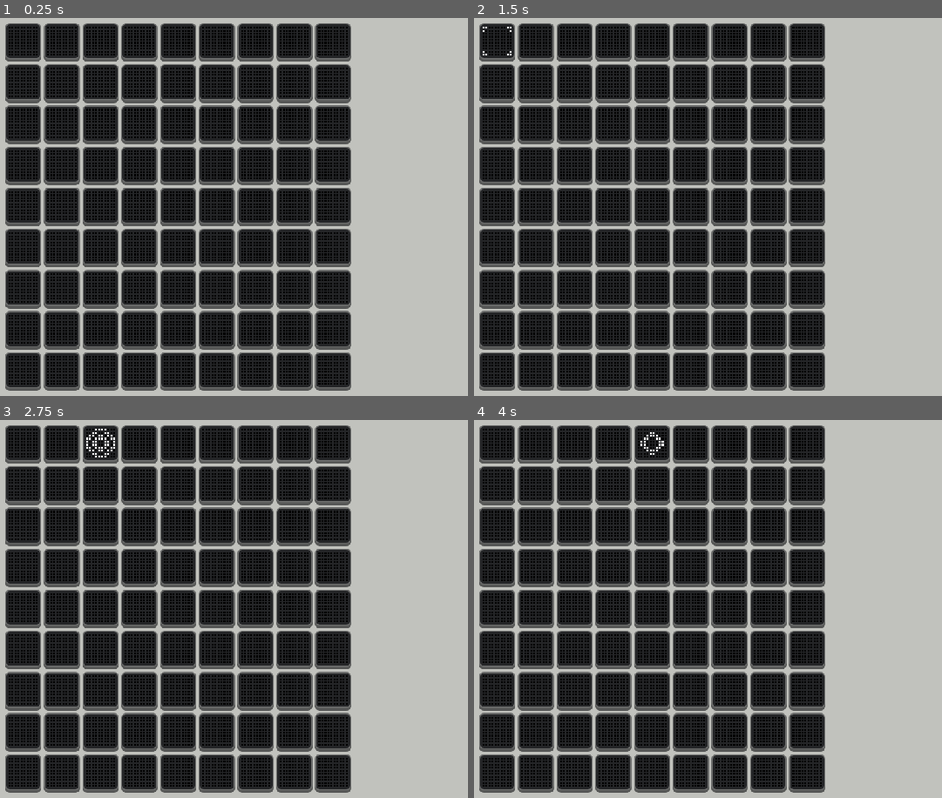
Above: before the commit, frames 1-4 (two rows, left to right).
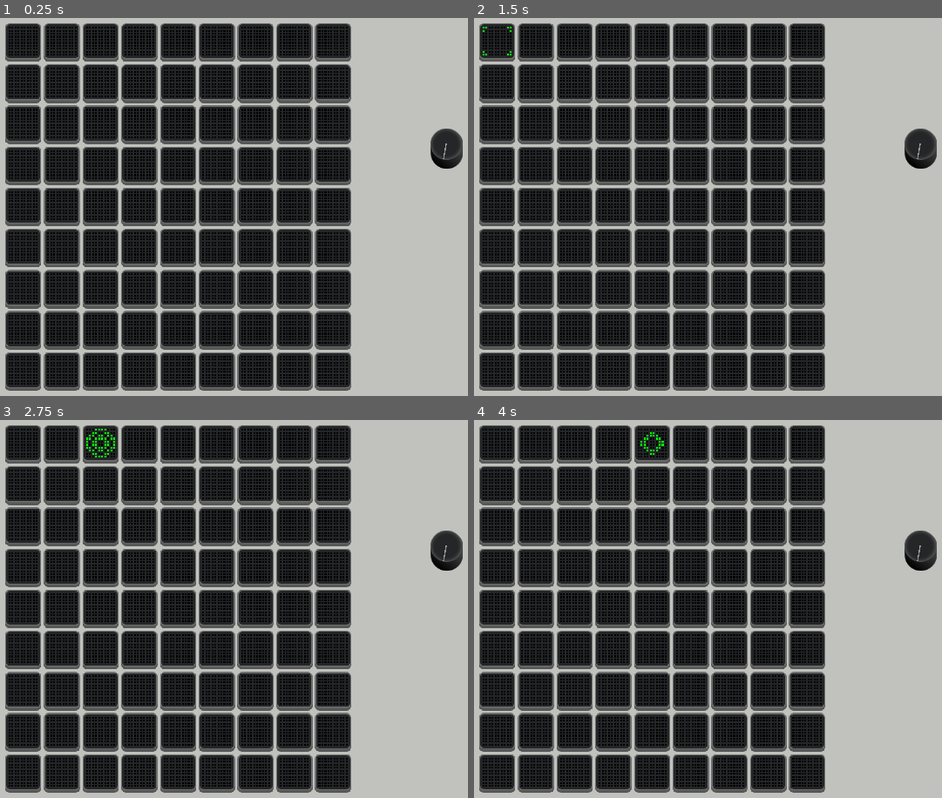
Above: after the commit, the same moments.

Repository: Yngwarr/tomata
Game: Godot game, scene res://scenes/Game.tscn
Two runs of this game, one before a commit and one after it. Both use one fixed random seed, a clock stepped at 60 frames per second and the inputs below.
Inputs (mouse positions are in pixels of both pictures, inside the frame that each line leads up to):
- Up to frame 1 (0.25 s): no input
- Up to frame 2 (1.5 s): tap Enter at 0.5 s; move the mouse to (478, 21) at 0.52 s; click (478, 21) at 0.67 s; move the mouse to (516, 21) at 1.27 s; click (516, 21) at 1.42 s
- Up to frame 3 (2.75 s): tap Space at 2 s; move the mouse to (84, 423) at 2.02 s; click (84, 423) at 2.17 s
- Up to frame 4 (4 s): move the mouse to (595, 423) at 2.77 s; click (595, 423) at 2.92 s; tap Enter at 3.5 s; move the mouse to (633, 423) at 3.52 s; click (633, 423) at 3.67 s

The runs differ from the first frame. In frame 1, 0.6% of the frame differs, in the area x 91-99%, y 29-40%; in frame 2, 0.6%; in frame 3, 0.7%, in the area x 18-99%, y 2-40%; in frame 4, 0.7%.

Commit message:
made a knob

Diff:
--- /dev/null
+++ b/img/knob/Base.svg
@@ -0,0 +1,9 @@
+<svg width="52" height="62" viewBox="0 0 52 62" fill="none" xmlns="http://www.w3.org/2000/svg">
+<path d="M51.7617 35.5C51.7617 50.1355 40.2278 62 26 62C11.7722 62 0.23835 50.1355 0.23835 35.5C0.23835 20.8645 -4.27716 -2.56741e-05 26 0C56.2772 2.56741e-05 51.7617 20.8645 51.7617 35.5Z" fill="url(#paint0_linear_12_39477)"/>
+<defs>
+<linearGradient id="paint0_linear_12_39477" x1="10.9317" y1="57" x2="38.527" y2="23.0085" gradientUnits="userSpaceOnUse">
+<stop/>
+<stop offset="1" stop-color="#424242"/>
+</linearGradient>
+</defs>
+</svg>
--- /dev/null
+++ b/img/knob/Line.svg
@@ -0,0 +1,4 @@
+<svg width="2" height="26" viewBox="0 0 2 26" fill="none" xmlns="http://www.w3.org/2000/svg">
+<line x1="0.5" y1="26" x2="0.5" stroke="#848584"/>
+<line x1="1.5" y1="26" x2="1.5" stroke="#A3A4A3"/>
+</svg>
--- /dev/null
+++ b/img/knob/Top.svg
@@ -0,0 +1,10 @@
+<svg width="52" height="52" viewBox="0 0 52 52" fill="none" xmlns="http://www.w3.org/2000/svg">
+<circle cx="26" cy="26" r="25.5" fill="url(#paint0_radial_12_39476)" stroke="#515251"/>
+<defs>
+<radialGradient id="paint0_radial_12_39476" cx="0" cy="0" r="1" gradientUnits="userSpaceOnUse" gradientTransform="translate(26 26) rotate(90) scale(26)">
+<stop offset="0.744792" stop-color="#252628"/>
+<stop offset="0.880208" stop-color="#323334"/>
+<stop offset="1" stop-color="#4C4D4C"/>
+</radialGradient>
+</defs>
+</svg>
--- a/scenes/Game.tscn
+++ b/scenes/Game.tscn
@@ -1,7 +1,8 @@
-[gd_scene load_steps=3 format=3 uid="uid://csahdmph2aji4"]
+[gd_scene load_steps=4 format=3 uid="uid://csahdmph2aji4"]
 
 [ext_resource type="Script" path="res://src/Game.gd" id="1_wmfvw"]
 [ext_resource type="PackedScene" uid="uid://dsjpl5sxdtvmq" path="res://scenes/LCDPad.tscn" id="3_lqy58"]
+[ext_resource type="PackedScene" uid="uid://qdwx3kd7wyd2" path="res://scenes/Knob.tscn" id="3_um6dn"]
 
 [node name="Game" type="Node2D"]
 script = ExtResource("1_wmfvw")
@@ -262,3 +263,9 @@
 
 [node name="PressPad81" parent="HUD/Grid" instance=ExtResource("3_lqy58")]
 layout_mode = 2
+
+[node name="Knob" parent="." instance=ExtResource("3_um6dn")]
+offset_left = 743.0
+offset_top = 194.0
+offset_right = 743.0
+offset_bottom = 194.0
--- /dev/null
+++ b/scenes/Knob.tscn
@@ -0,0 +1,49 @@
+[gd_scene load_steps=5 format=3 uid="uid://qdwx3kd7wyd2"]
+
+[ext_resource type="Texture2D" uid="uid://b3134du15q0rp" path="res://img/knob/Base.svg" id="1_8k1gc"]
+[ext_resource type="Script" path="res://src/Knob.gd" id="1_l0q55"]
+[ext_resource type="Texture2D" uid="uid://b226x46rbja3u" path="res://img/knob/Top.svg" id="2_agn4q"]
+[ext_resource type="Texture2D" uid="uid://drmn122s2hmty" path="res://img/knob/Line.svg" id="3_2t6ik"]
+
+[node name="Knob" type="Control"]
+layout_mode = 3
+anchors_preset = 15
+anchor_right = 1.0
+anchor_bottom = 1.0
+grow_horizontal = 2
+grow_vertical = 2
+script = ExtResource("1_l0q55")
+default_value = 0.0
+highest_value = 4.0
+step = 0.01
+
+[node name="Base" type="TextureRect" parent="."]
+texture_filter = 2
+layout_mode = 0
+offset_top = 5.0
+offset_right = 54.0
+offset_bottom = 67.0
+texture = ExtResource("1_8k1gc")
+
+[node name="Top" type="TextureRect" parent="."]
+texture_filter = 2
+layout_mode = 0
+offset_right = 53.0
+offset_bottom = 52.0
+texture = ExtResource("2_agn4q")
+
+[node name="TopPart" type="Control" parent="."]
+anchors_preset = 0
+offset_left = 26.0
+offset_top = 26.0
+offset_right = 26.0
+offset_bottom = 26.0
+mouse_filter = 1
+
+[node name="Line" type="TextureRect" parent="TopPart"]
+layout_mode = 0
+offset_left = -1.0
+offset_top = -25.0
+offset_right = 1.0
+offset_bottom = 1.0
+texture = ExtResource("3_2t6ik")
--- a/scenes/PadDisplay.tscn
+++ b/scenes/PadDisplay.tscn
@@ -40,6 +40,7 @@
 }
 
 [node name="PadDisplay" type="Sprite2D"]
+modulate = Color(0, 1, 0, 1)
 texture = ExtResource("1_iaquw")
 hframes = 5
 vframes = 2
--- a/scenes/PressPad.tscn
+++ b/scenes/PressPad.tscn
@@ -1,9 +1,9 @@
 [gd_scene load_steps=5 format=3 uid="uid://cuk26q7f3uvoj"]
 
 [ext_resource type="Script" path="res://src/PressPad.gd" id="1_p317j"]
-[ext_resource type="Texture2D" uid="uid://dwic3loiiqbh1" path="res://img/Shadow.svg" id="1_qkccm"]
-[ext_resource type="Texture2D" uid="uid://deh7eceoe2fjj" path="res://img/Outside.svg" id="1_u57qi"]
-[ext_resource type="Texture2D" uid="uid://b12wlvh4qdoa0" path="res://img/Inside.svg" id="3_415o6"]
+[ext_resource type="Texture2D" uid="uid://dwic3loiiqbh1" path="res://img/pad/Shadow.svg" id="2_l7ur3"]
+[ext_resource type="Texture2D" uid="uid://deh7eceoe2fjj" path="res://img/pad/Outside.svg" id="3_mnlqr"]
+[ext_resource type="Texture2D" uid="uid://b12wlvh4qdoa0" path="res://img/pad/Inside.svg" id="4_ew67q"]
 
 [node name="PressPad" type="Control"]
 layout_mode = 3
@@ -17,7 +17,7 @@
 offset_top = 4.0
 offset_right = 60.0
 offset_bottom = 64.0
-texture = ExtResource("1_qkccm")
+texture = ExtResource("2_l7ur3")
 
 [node name="TopPart" type="Control" parent="."]
 anchors_preset = 0
@@ -29,7 +29,7 @@
 layout_mode = 0
 offset_right = 60.0
 offset_bottom = 60.0
-texture = ExtResource("1_u57qi")
+texture = ExtResource("3_mnlqr")
 
 [node name="Inside" type="TextureRect" parent="TopPart"]
 layout_mode = 0
@@ -37,4 +37,4 @@
 offset_top = 2.0
 offset_right = 58.0
 offset_bottom = 58.0
-texture = ExtResource("3_415o6")
+texture = ExtResource("4_ew67q")
--- /dev/null
+++ b/src/Knob.gd
@@ -0,0 +1,61 @@
+class_name Knob
+extends Control
+
+signal grabbed
+signal released
+signal value_changed
+
+@export_category("Value")
+@export var integer := false
+@export var default_value: float = 50
+@export var lowest_value: float = 0
+@export var highest_value: float = 100
+
+@export_category("Rotation")
+@export var step: float = 1
+@export var lowest_degrees: float = -170
+@export var highest_degrees: float = 170
+
+var is_grabbed := false
+var value: float
+
+@onready var top: Control = $TopPart
+
+func _ready() -> void:
+	set_value(default_value)
+
+func _gui_input(event: InputEvent) -> void:
+	handle_click(event)
+	handle_movement(event)
+
+func set_value(new_value: float) -> void:
+	var clamped = clamp(new_value, lowest_value, highest_value)
+	var whole = highest_value - lowest_value
+	var part = clamped / whole
+	var whole_degrees = highest_degrees - lowest_degrees
+
+	top.rotation_degrees = lowest_degrees + whole_degrees * part
+	value = clamped
+	print("value ", value)
+
+func handle_movement(event: InputEvent) -> void:
+	if not event is InputEventMouseMotion:
+		return
+
+	if not is_grabbed:
+		return
+
+	var delta = -event.relative.y * step
+	set_value(int(value + delta) if integer else value + delta)
+
+func handle_click(event: InputEvent) -> void:
+	if not event is InputEventMouseButton\
+		or event.button_index != MOUSE_BUTTON_LEFT:
+		return
+
+	if event.pressed:
+		is_grabbed = true
+		grabbed.emit()
+	else:
+		is_grabbed = false
+		released.emit()
Not shown, changed: img/knob/Base.svg.import
Not shown, added: img/knob/Line.svg.import
Not shown, changed: img/knob/Top.svg.import
Renamed: img/Display.svg -> img/pad/Display.svg
Not shown, changed: img/pad/Display.svg.import
Renamed: img/Inside.svg -> img/pad/Inside.svg
Not shown, added: img/pad/Inside.svg.import
Renamed: img/Outside.svg -> img/pad/Outside.svg
Not shown, added: img/pad/Outside.svg.import
Renamed: img/Shadow.svg -> img/pad/Shadow.svg
Not shown, changed: img/pad/Shadow.svg.import
